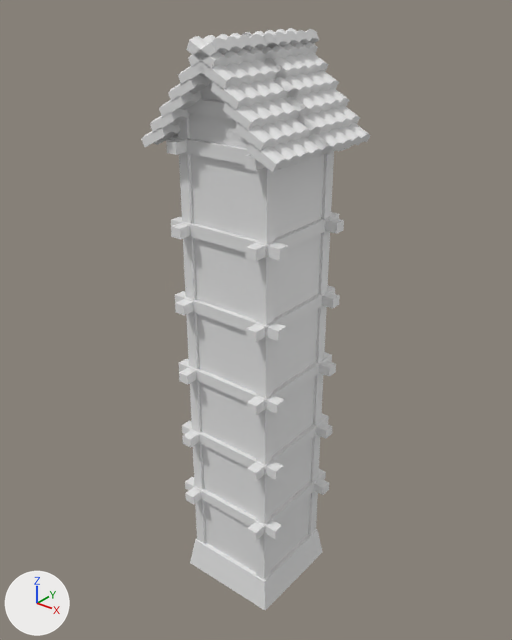
A saved change to the Blender file Blender/building#1.blend.
One viewpoint serves both versions: a 50 mm camera at (32.4, -40.6, 48.1) aimed at (-0.6, 0.5, 22.6). Every picture has the same lights, and +X, +Y and +Z are marked at lower left.
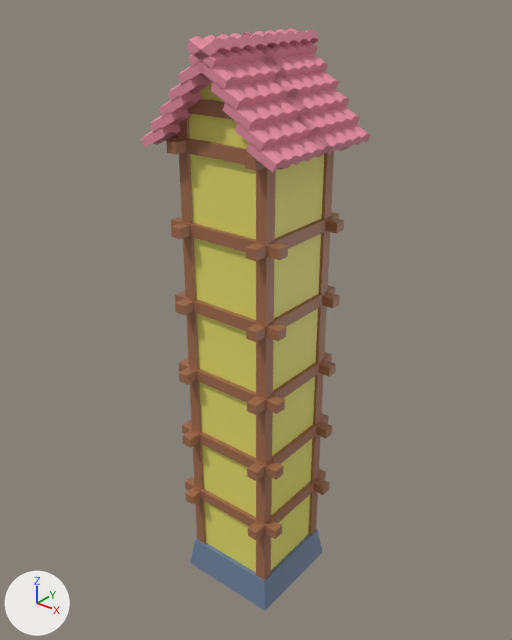
The change in detail:
Material 'wood' (mat_wood) is new.
Its base color is (0.359, 0.153, 0.0752) (brown #a26d4e).
Material 'WALL' (mat_wall) is new.
Its base color is (0.8, 0.742, 0.153) (yellow #e7e06d).
Material 'roof' (mat_roof) is new.
Its base color is (0.8, 0.271, 0.366) (pink #e78ea3).
Material 'stone' (mat_stone) is new.
Its base color is (0.156, 0.219, 0.334) (blue #6e819c).
me_cube_001 has 8 vertices, 6 faces and spans x -1.0..1.0, y -1.0..1.0, z -1.0..1.0.
me_cube_001 now uses material mat_wall (yellow #e7e06d).
me_cube_002 has 8 vertices, 6 faces and spans x 4.18..5.43, y 4.18..5.43, z -1.69..8.82.
me_cube_002 now uses material mat_wood (brown #a26d4e).
me_cube_003 has 8 vertices, 6 faces and spans x -1.0..1.0, y -1.0..1.0, z -1.0..1.0.
me_cube_003 now uses material mat_wood (brown #a26d4e).
me_cube_004 has 8 vertices, 6 faces and spans x 5.41..6.84, y 4.11..5.35, z -0.75..8.38.
me_cube_004 now uses material mat_wood (brown #a26d4e).
me_cube_005 has 8 vertices, 6 faces and spans x 5.41..6.84, y 4.12..5.34, z -0.75..8.38.
me_cube_005 now uses material mat_wood (brown #a26d4e).
me_cube_009 has 8 vertices, 6 faces and spans x -1.1..1.1, y -1.1..1.1, z -4.3..1.52.
me_cube_009 now uses material mat_stone (blue #6e819c).
me_cube_006 has 112 vertices, 84 faces and spans x -1.37..1.37, y -1.37..1.37, z -1.0..1.03.
me_cube_006 is used by ob_cube_011; location (0.0, 0.0, 9.65); scale (3.79, 3.79, 3.06).
me_cube_006 part 1: all 75 faces centred in x -1.37..1.37, y -1.37..1.37, z 0.01..1.03 switch from no material to mat_wood (brown #a16d4e).
me_cube_006 part 2: all 4 faces centred in x -1.0..1.0, y -1.0..1.0, z 0.0 switch from no material to mat_wall (yellow #e7e06d).
me_cube has 16 vertices, 14 faces and spans x -7.75..-5.23, y -0.63..0.63, z 0.04..1.72.
me_cube now uses material mat_roof (pink #e78ea3).
me_cube_040 has 12 vertices, 10 faces and spans x -1.0..1.0, y -1.0..1.0, z -1.0..0.78.
me_cube_040 now uses material mat_wall (yellow #e7e06d).
me_cube_042 has 8 vertices, 6 faces and spans x -0.72..0.72, y -1.0..1.0, z -1.0..1.0.
me_cube_042 now uses material mat_wood (brown #a26d4e).

Location of each change, [x1, y1, x2, y2] in pixels of the pictures (512 x 640 px):
'Cube.006', recoloured (grey to pink)
    both: [141, 28, 371, 173]
'Cube.005', recoloured (grey to blue)
    both: [190, 529, 322, 610]
'Cube', recoloured (grey to yellow)
    both: [204, 495, 310, 572]
'Cube.013', recoloured (grey to yellow)
    both: [189, 82, 250, 149]
'Cube.001', recoloured (grey to brown)
    both: [195, 491, 318, 580]
'Cube.002', recoloured (grey to brown)
    both: [193, 477, 320, 535]
'Cube.015', recoloured (grey to brown)
    both: [187, 99, 233, 120]
'Cube.003', recoloured (grey to brown)
    both: [185, 477, 329, 539]
'Cube.004', recoloured (white to brown)
    both: [185, 469, 326, 540]
part 1 of me_cube_006, recoloured (grey to brown)
    both: [166, 136, 348, 524]
part 2 of me_cube_006, recoloured (grey to yellow)
    both: [190, 154, 324, 517]
